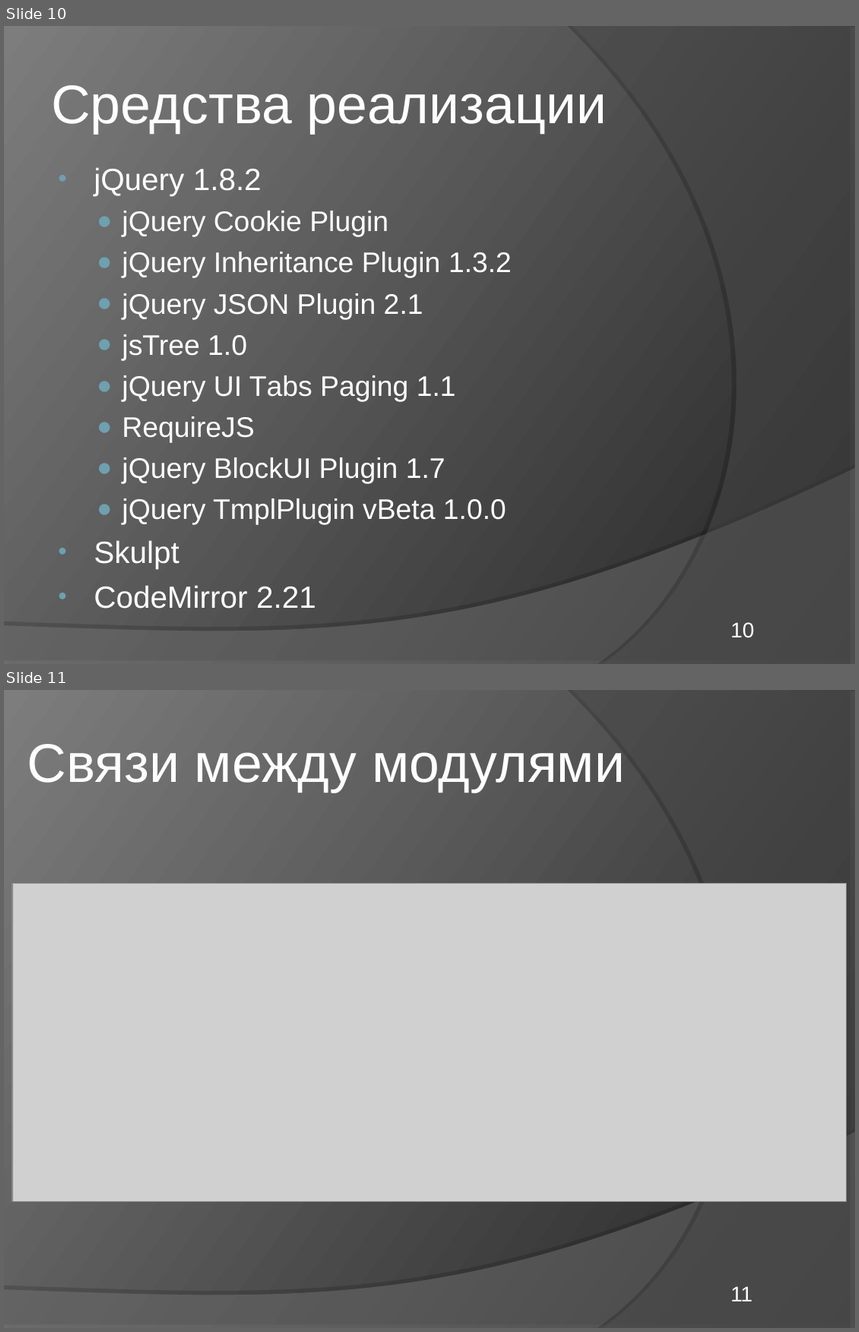
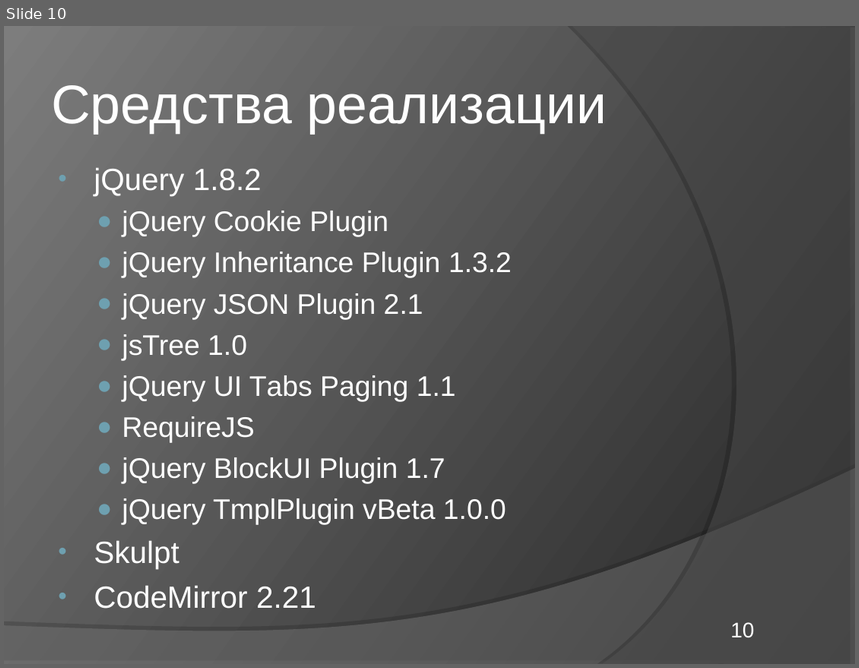
Before and after one commit to elvslv/DiplomaReport, a slide deck: C8503A_Vasilyeva_presentation.ppt. Shown one above the other, each under a label of ours: slides 10 and 11 before the commit, slide 10 after it. The pictures are 859x1332 and 859x668 pixels, drawn with LibreOffice and Linux fonts; fonts in the diff are those of the drawing; grey boxes stand for pictures. Boxes give left, top, right and bottom in pixels: in the first picture for what was removed or moved away, otherwise in the second. Text is boxed around its words. In the diff, an @@ line names an element or a change of style, - is before the commit and + after.

```diff
--- a/C8503A_Vasilyeva_presentation.ppt
+++ b/C8503A_Vasilyeva_presentation.ppt
@@ slide 11 removed at <box>4,690,855,1328</box>, background gradient #242424 to #7D7D7D; not listed: 2 template elements that a slide beside it also shows @@
@@ title removed at <box>28,744,625,793</box> @@
-Связи между модулями
@@ picture removed at <box>12,883,847,1201</box> @@
@@ page number removed at <box>731,1287,753,1302</box> @@
-11
```
Also in this commit, not shown: 2 slides changed, 4 slides added, 3 other slides removed, 2 other files.
